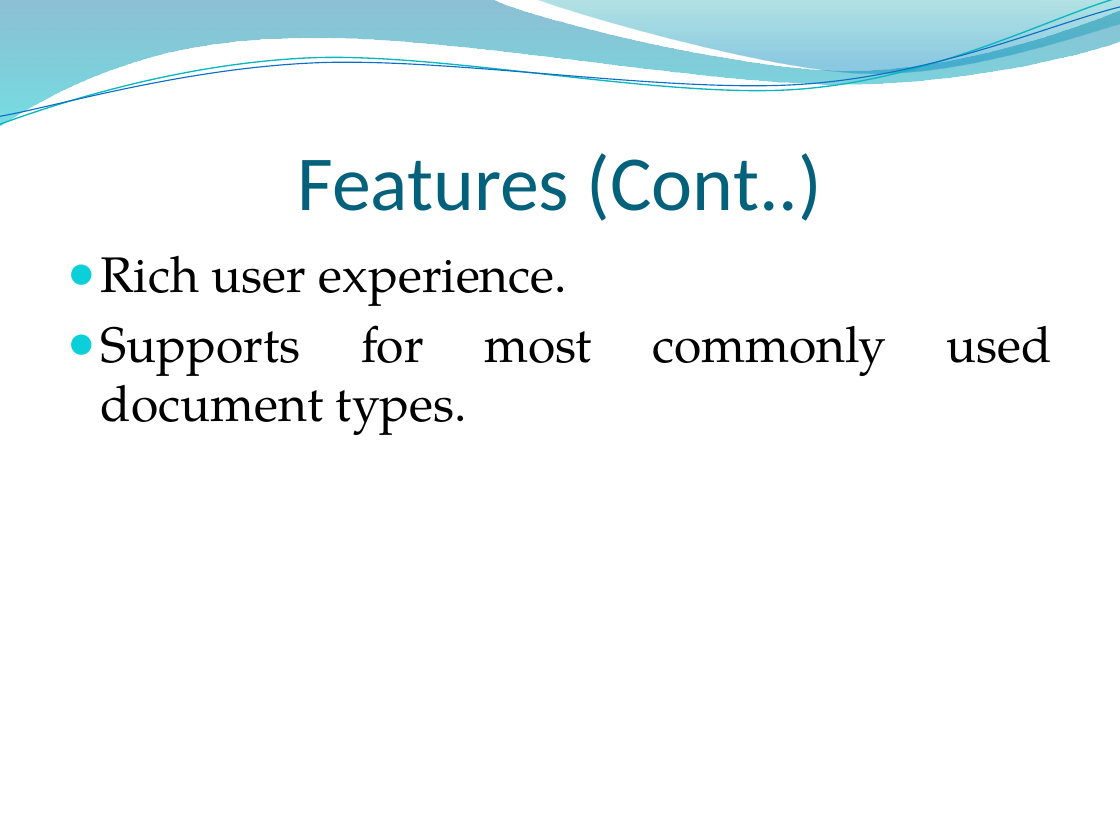
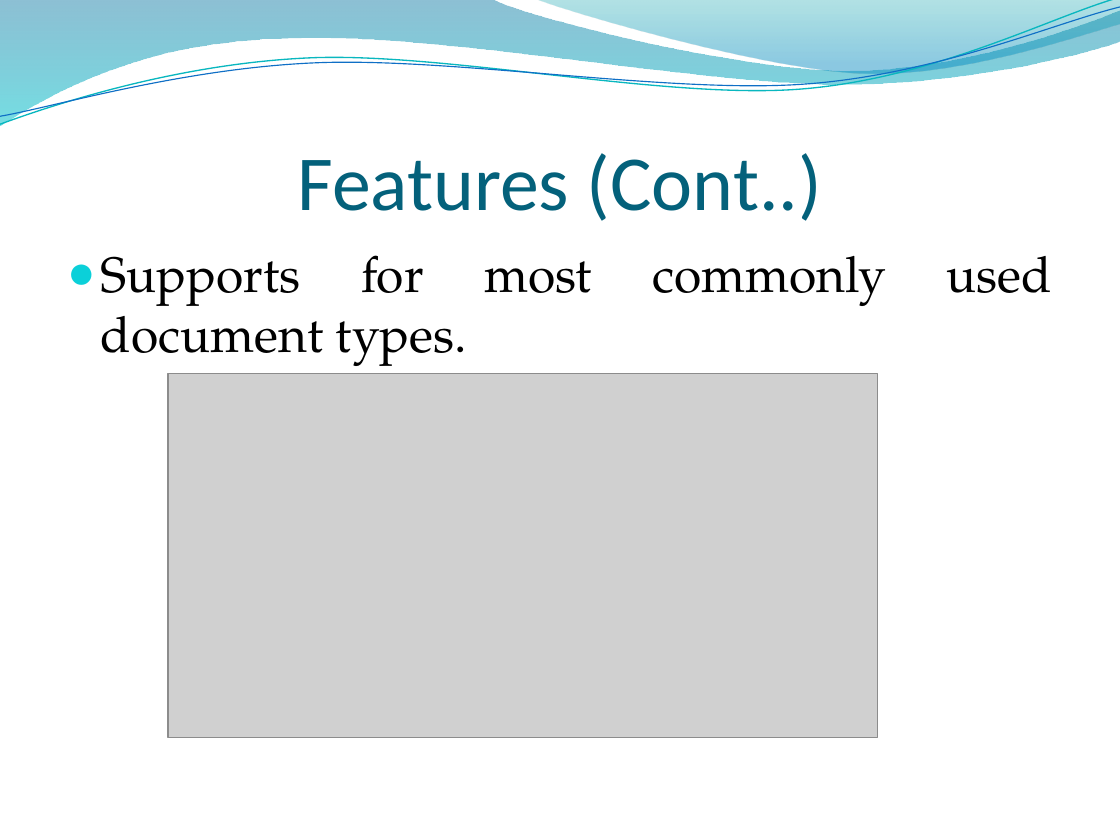
Before and after one commit to rohan501206/project-plagiabust, a slide deck: slide 11 of project docs/Final Presentation.pptx (slide 10 before the commit). Drawn at 1120x840 pixels with LibreOffice and Linux fonts; fonts in the diff are those of the drawing; grey boxes stand for pictures; background and template pictures are left out. Boxes give left, top, right and bottom in pixels: in the first picture for what was removed or moved away, otherwise in the second. Text is boxed around its words. In the diff, an @@ line names an element or a change of style, - is before the commit and + after.

```diff
--- a/project docs/Final Presentation.pptx
+++ b/project docs/Final Presentation.pptx
@@ text at (101,256,567,306): paragraph removed @@
-● Rich user experience.
@@ picture added at (168,373,877,737) @@
```
Also in this commit, not shown: 6 other slides changed, 1 slide added.
